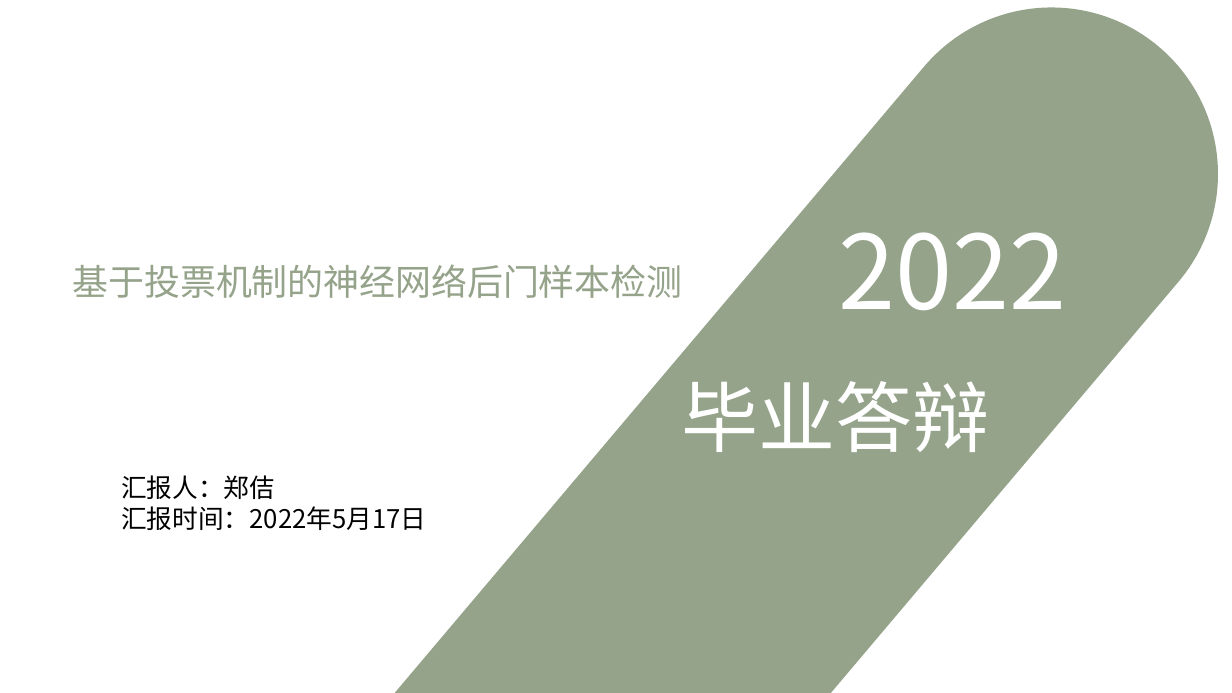
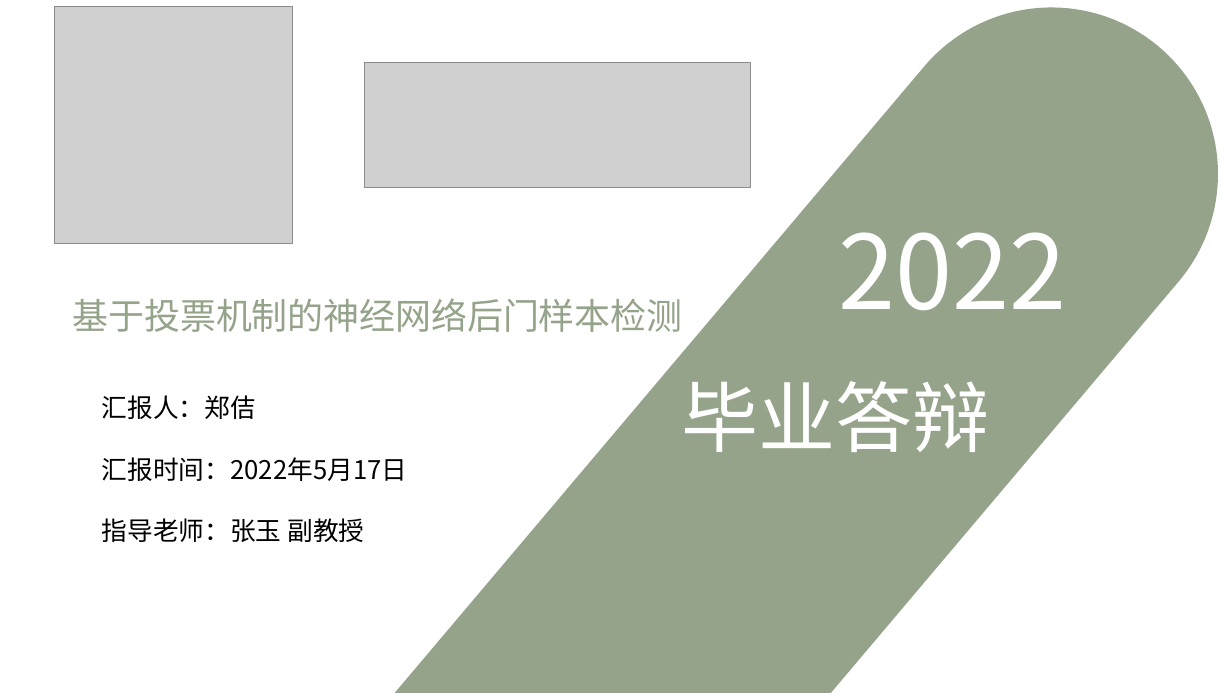
Before and after one commit to DonquixoteGarry/Vote_System, a slide deck: slide 1 of essay_code/ppt/毕业答辩ppt.pptx. Drawn at 1232x693 pixels with LibreOffice and Linux fonts; fonts in the diff are those of the drawing; grey boxes stand for pictures. Boxes give left, top, right and bottom in pixels: in the first picture for what was removed or moved away, otherwise in the second. Text is boxed around its words. In the diff, an @@ line names an element or a change of style, - is before the commit and + after.

```diff
--- a/essay_code/ppt/毕业答辩ppt.pptx
+++ b/essay_code/ppt/毕业答辩ppt.pptx
@@ picture added at (x1=55, y1=6, x2=293, y2=243) @@
@@ picture added at (x1=364, y1=62, x2=750, y2=188) @@
@@ text "基于投票机制的神经网络后门样本检测" moved from (x1=72, y1=264, x2=682, y2=298) to (x1=72, y1=298, x2=682, y2=332) @@
@@ text "汇报人：郑佶" moved from (x1=121, y1=475, x2=427, y2=530) to (x1=102, y1=395, x2=408, y2=542) @@
@@ text at (x1=102, y1=518, x2=364, y2=542): paragraph added @@
+指导老师：张玉 副教授
```
Also in this commit, not shown: 4 other slides changed, 1 slide added, 2 other files.
